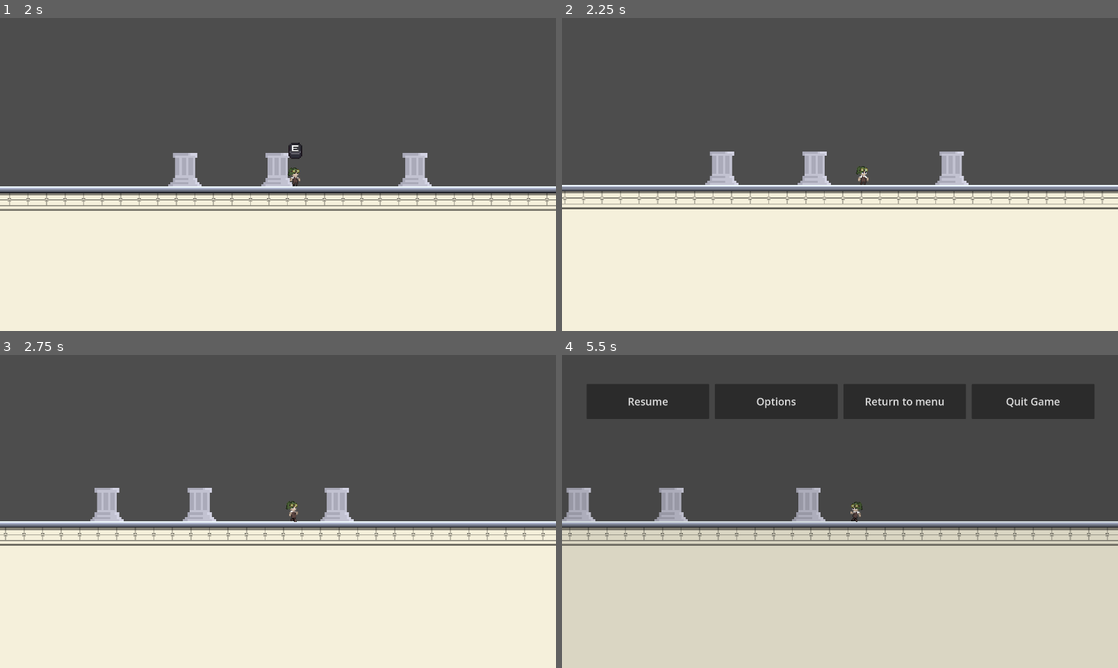
Above: before the commit, frames 1-4 (two rows, left to right).
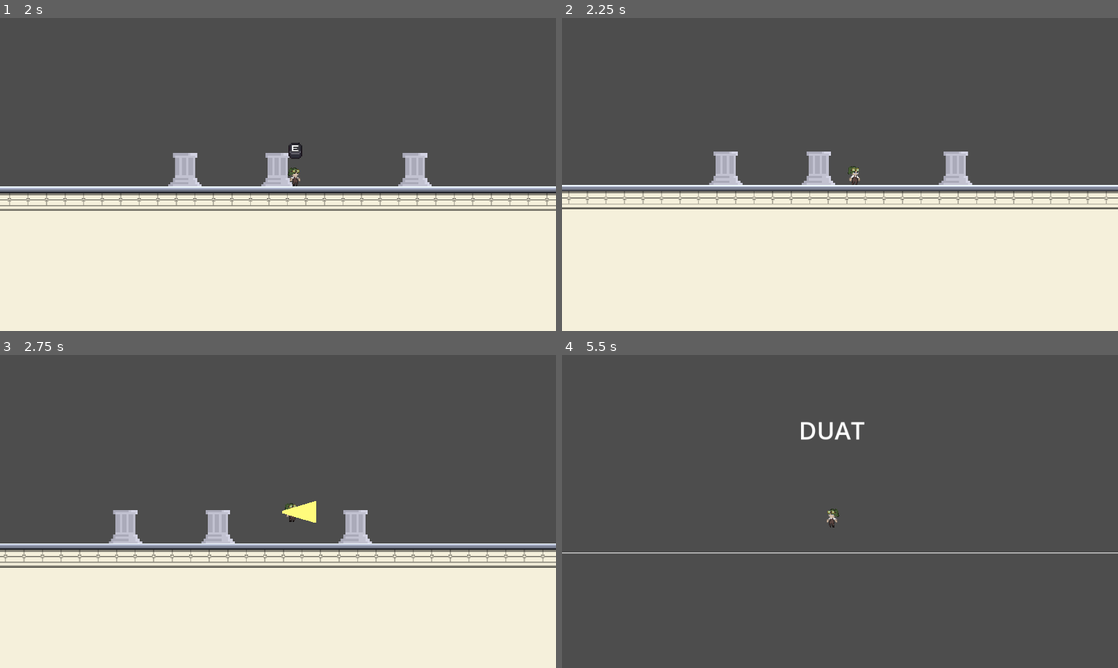
Above: after the commit, the same moments.

Repository: IES-Rafael-Alberti/GameOff2024KarambitStudios
Game: Godot game, scene res://Scenes/main_menu.tscn
Same seed, same stepped clock (60 frames per second), same inputs: the game is played once before the commit and once after it.
Inputs (mouse positions are in pixels of both pictures, inside the frame that each line leads up to):
- Up to frame 1 (2 s): click "Play" at 0.5 s; move the mouse to (400, 158) at 1.27 s; hold D (Move_right) from 1.28 s (still down); tap E (Action) at 1.35 s; tap Space (Jump) at 1.52 s; tap Shift (Dash) at 1.55 s
- Up to frame 2 (2.25 s): keep holding D (Move_right); move the mouse to (728, 190) at 2.02 s; tap Shift (Dash) at 2.1 s
- Up to frame 3 (2.75 s): keep holding D (Move_right); tap Space (Jump) at 2.27 s; right-click (166, 527) at 2.3 s
- Up to frame 4 (5.5 s): move the mouse to (895, 442) at 2.77 s; release D (Move_right) at 2.78 s; hold A (Move_left) 2.78-3.53 s; right-click (895, 442) at 2.85 s; tap E (Action) at 3.05, 3.6, 5.3 s; move the mouse to (812, 574) at 3.52 s; hold D (Move_right) 3.53-5.03 s; tap Space (Jump) at 3.77, 4.52, 5.27 s; tap Shift (Dash) at 3.8, 4.35 s; move the mouse to (1006, 558) at 4.27 s; right-click (1006, 558) at 4.55 s; tap Escape (Pause) at 4.9 s; move the mouse to (673, 464) at 5.02 s; hold A (Move_left) from 5.03 s (still down); right-click (673, 464) at 5.1 s

Frame 1 is identical in both runs. In frame 2, 1.3% of the frame differs, in the area x 0-99%, y 42-60%; in frame 3, 14%; in frame 4, 58%, in the area x 0-100%, y 9-100%.

Commit message:
Ataque de la linterna
Ahora el ataque de la linterna tiene un fallo cuando gira el personaje

Diff:
--- /dev/null
+++ b/Scenes/HUD.tscn
@@ -0,0 +1,31 @@
+[gd_scene load_steps=3 format=3 uid="uid://cy7i8nnag70ie"]
+
+[ext_resource type="Script" path="res://Scripts/hud.gd" id="1_1rgl7"]
+[ext_resource type="Texture2D" uid="uid://dfmi6krk27gw3" path="res://Assets/Sprites/Heart.png" id="2_yyap7"]
+
+[node name="HUD" type="Control"]
+layout_mode = 3
+anchors_preset = 15
+anchor_right = 1.0
+anchor_bottom = 1.0
+grow_horizontal = 2
+grow_vertical = 2
+size_flags_horizontal = 3
+script = ExtResource("1_1rgl7")
+
+[node name="HeartsContainer" type="GridContainer" parent="."]
+layout_mode = 1
+offset_right = 16.0
+offset_bottom = 56.0
+
+[node name="Heart1" type="TextureRect" parent="HeartsContainer"]
+layout_mode = 2
+texture = ExtResource("2_yyap7")
+
+[node name="Heart2" type="TextureRect" parent="HeartsContainer"]
+layout_mode = 2
+texture = ExtResource("2_yyap7")
+
+[node name="Heart3" type="TextureRect" parent="HeartsContainer"]
+layout_mode = 2
+texture = ExtResource("2_yyap7")
--- a/Scenes/dorado_scene.tscn
+++ b/Scenes/dorado_scene.tscn
@@ -10,6 +10,21 @@
 
 [sub_resource type="RectangleShape2D" id="RectangleShape2D_bsgwr"]
 size = Vector2(28, 15)
+
+[sub_resource type="Animation" id="Animation_am5dh"]
+length = 0.001
+tracks/0/type = "value"
+tracks/0/imported = false
+tracks/0/enabled = true
+tracks/0/path = NodePath(".:position")
+tracks/0/interp = 1
+tracks/0/loop_wrap = true
+tracks/0/keys = {
+"times": PackedFloat32Array(0),
+"transitions": PackedFloat32Array(1),
+"update": 0,
+"values": [Vector2(0, 6)]
+}
 
 [sub_resource type="Animation" id="Animation_kg8b8"]
 resource_name = "SpikeAnimation"
@@ -25,21 +40,6 @@
 "transitions": PackedFloat32Array(1, 1, 1, 1),
 "update": 0,
 "values": [Vector2(0, 18.5), Vector2(0, 6), Vector2(0, 6), Vector2(0, 18.5)]
-}
-
-[sub_resource type="Animation" id="Animation_am5dh"]
-length = 0.001
-tracks/0/type = "value"
-tracks/0/imported = false
-tracks/0/enabled = true
-tracks/0/path = NodePath(".:position")
-tracks/0/interp = 1
-tracks/0/loop_wrap = true
-tracks/0/keys = {
-"times": PackedFloat32Array(0),
-"transitions": PackedFloat32Array(1),
-"update": 0,
-"values": [Vector2(0, 6)]
 }
 
 [sub_resource type="AnimationLibrary" id="AnimationLibrary_sly8a"]
--- /dev/null
+++ b/Scenes/main.tscn
@@ -0,0 +1,7 @@
+[gd_scene load_steps=2 format=3 uid="uid://cvnb878krg4xy"]
+
+[ext_resource type="PackedScene" uid="uid://cy7i8nnag70ie" path="res://Scenes/HUD.tscn" id="1_vc3qf"]
+
+[node name="Node2D" type="Node2D"]
+
+[node name="HUD" parent="." instance=ExtResource("1_vc3qf")]
--- a/Scenes/player.tscn
+++ b/Scenes/player.tscn
@@ -1,12 +1,46 @@
-[gd_scene load_steps=58 format=3 uid="uid://btq53x2vyried"]
+[gd_scene load_steps=69 format=3 uid="uid://btq53x2vyried"]
 
 [ext_resource type="Script" path="res://Scripts/player.gd" id="1_0fb6m"]
+[ext_resource type="Texture2D" uid="uid://hvi44r63n72o" path="res://Assets/Sprites/sprite_ataque_linterna.png" id="2_ygha8"]
 [ext_resource type="Script" path="res://Scripts/canvas_layer.gd" id="3_mi5vh"]
 [ext_resource type="Texture2D" uid="uid://c0j2m6i44c16y" path="res://Assets/Sprites/sprite_corriendo_SIN_BORDES_v2.png" id="3_mkdfw"]
 [ext_resource type="Texture2D" uid="uid://cobkbmude40nc" path="res://Assets/Sprites/sprite_salto.png" id="3_y6kcu"]
 [ext_resource type="PackedScene" uid="uid://lrayftsh56ub" path="res://Scenes/pause_menu.tscn" id="4_umq10"]
 [ext_resource type="Texture2D" uid="uid://hhmsviha7ssk" path="res://Assets/Sprites/sprite_definitivo_idle_SIN_BORDES.png" id="5_ma1dh"]
 [ext_resource type="Texture2D" uid="uid://bnmbjys2gw2eg" path="res://Assets/Sprites/TeclasPixel.png" id="5_xfjvf"]
+[ext_resource type="Texture2D" uid="uid://0ushthgwo73n" path="res://Assets/Sprites/haz_de_luz.png" id="8_nsv0k"]
+
+[sub_resource type="AtlasTexture" id="AtlasTexture_c78lf"]
+atlas = ExtResource("2_ygha8")
+region = Rect2(0, 0, 45, 45)
+
+[sub_resource type="AtlasTexture" id="AtlasTexture_lghcb"]
+atlas = ExtResource("2_ygha8")
+region = Rect2(45, 0, 45, 45)
+
+[sub_resource type="AtlasTexture" id="AtlasTexture_fo7ta"]
+atlas = ExtResource("2_ygha8")
+region = Rect2(90, 0, 45, 45)
+
+[sub_resource type="AtlasTexture" id="AtlasTexture_w2hsa"]
+atlas = ExtResource("2_ygha8")
+region = Rect2(135, 0, 45, 45)
+
+[sub_resource type="AtlasTexture" id="AtlasTexture_eqgmw"]
+atlas = ExtResource("2_ygha8")
+region = Rect2(180, 0, 45, 45)
+
+[sub_resource type="AtlasTexture" id="AtlasTexture_o6f22"]
+atlas = ExtResource("2_ygha8")
+region = Rect2(225, 0, 45, 45)
+
+[sub_resource type="AtlasTexture" id="AtlasTexture_ppe6a"]
+atlas = ExtResource("2_ygha8")
+region = Rect2(270, 0, 45, 45)
+
+[sub_resource type="AtlasTexture" id="AtlasTexture_2e13s"]
+atlas = ExtResource("2_ygha8")
+region = Rect2(315, 0, 45, 45)
 
 [sub_resource type="AtlasTexture" id="AtlasTexture_tuk43"]
 atlas = ExtResource("5_ma1dh")
@@ -134,6 +168,35 @@
 
 [sub_resource type="SpriteFrames" id="SpriteFrames_ek8rt"]
 animations = [{
+"frames": [{
+"duration": 1.0,
+"texture": SubResource("AtlasTexture_c78lf")
+}, {
+"duration": 1.0,
+"texture": SubResource("AtlasTexture_lghcb")
+}, {
+"duration": 1.0,
+"texture": SubResource("AtlasTexture_fo7ta")
+}, {
+"duration": 1.0,
+"texture": SubResource("AtlasTexture_w2hsa")
+}, {
+"duration": 1.0,
+"texture": SubResource("AtlasTexture_eqgmw")
+}, {
+"duration": 1.0,
+"texture": SubResource("AtlasTexture_o6f22")
+}, {
+"duration": 1.0,
+"texture": SubResource("AtlasTexture_ppe6a")
+}, {
+"duration": 1.0,
+"texture": SubResource("AtlasTexture_2e13s")
+}],
+"loop": true,
+"name": &"attack_flashlight",
+"speed": 10.0
+}, {
 "frames": [{
 "duration": 1.0,
 "texture": SubResource("AtlasTexture_tuk43")
@@ -321,6 +384,62 @@
 "values": [0, 1, 2, 3, 4, 5, 6, 7, 8, 9, 11]
 }
 
+[sub_resource type="Animation" id="Animation_njnsu"]
+resource_name = "jump_down"
+length = 0.5
+tracks/0/type = "value"
+tracks/0/imported = false
+tracks/0/enabled = true
+tracks/0/path = NodePath("PlayerSprite:animation")
+tracks/0/interp = 1
+tracks/0/loop_wrap = true
+tracks/0/keys = {
+"times": PackedFloat32Array(0),
+"transitions": PackedFloat32Array(1),
+"update": 1,
+"values": [&"jump_down"]
+}
+tracks/1/type = "value"
+tracks/1/imported = false
+tracks/1/enabled = true
+tracks/1/path = NodePath("PlayerSprite:frame")
+tracks/1/interp = 1
+tracks/1/loop_wrap = true
+tracks/1/keys = {
+"times": PackedFloat32Array(0, 0.2, 0.366667),
+"transitions": PackedFloat32Array(1, 1, 1),
+"update": 1,
+"values": [0, 1, 2]
+}
+
+[sub_resource type="Animation" id="Animation_m4n51"]
+resource_name = "jump_up"
+length = 0.4
+tracks/0/type = "value"
+tracks/0/imported = false
+tracks/0/enabled = true
+tracks/0/path = NodePath("PlayerSprite:animation")
+tracks/0/interp = 1
+tracks/0/loop_wrap = true
+tracks/0/keys = {
+"times": PackedFloat32Array(0),
+"transitions": PackedFloat32Array(1),
+"update": 1,
+"values": [&"jump_up"]
+}
+tracks/1/type = "value"
+tracks/1/imported = false
+tracks/1/enabled = true
+tracks/1/path = NodePath("PlayerSprite:frame")
+tracks/1/interp = 1
+tracks/1/loop_wrap = true
+tracks/1/keys = {
+"times": PackedFloat32Array(0.0333333, 0.1, 0.2, 0.3),
+"transitions": PackedFloat32Array(1, 1, 1, 1),
+"update": 1,
+"values": [0, 1, 2, 3]
+}
+
 [sub_resource type="Animation" id="Animation_tbllu"]
 resource_name = "walk"
 length = 1.2
@@ -350,62 +469,6 @@
 "values": [0, 1, 2, 3, 4, 5, 6, 7, 8, 9, 10, 11]
 }
 
-[sub_resource type="Animation" id="Animation_m4n51"]
-resource_name = "jump_up"
-length = 0.4
-tracks/0/type = "value"
-tracks/0/imported = false
-tracks/0/enabled = true
-tracks/0/path = NodePath("PlayerSprite:animation")
-tracks/0/interp = 1
-tracks/0/loop_wrap = true
-tracks/0/keys = {
-"times": PackedFloat32Array(0),
-"transitions": PackedFloat32Array(1),
-"update": 1,
-"values": [&"jump_up"]
-}
-tracks/1/type = "value"
-tracks/1/imported = false
-tracks/1/enabled = true
-tracks/1/path = NodePath("PlayerSprite:frame")
-tracks/1/interp = 1
-tracks/1/loop_wrap = true
-tracks/1/keys = {
-"times": PackedFloat32Array(0.0333333, 0.1, 0.2, 0.3),
-"transitions": PackedFloat32Array(1, 1, 1, 1),
-"update": 1,
-"values": [0, 1, 2, 3]
-}
-
-[sub_resource type="Animation" id="Animation_njnsu"]
-resource_name = "jump_down"
-length = 0.5
-tracks/0/type = "value"
-tracks/0/imported = false
-tracks/0/enabled = true
-tracks/0/path = NodePath("PlayerSprite:animation")
-tracks/0/interp = 1
-tracks/0/loop_wrap = true
-tracks/0/keys = {
-"times": PackedFloat32Array(0),
-"transitions": PackedFloat32Array(1),
-"update": 1,
-"values": [&"jump_down"]
-}
-tracks/1/type = "value"
-tracks/1/imported = false
-tracks/1/enabled = true
-tracks/1/path = NodePath("PlayerSprite:frame")
-tracks/1/interp = 1
-tracks/1/loop_wrap = true
-tracks/1/keys = {
-"times": PackedFloat32Array(0, 0.2, 0.366667),
-"transitions": PackedFloat32Array(1, 1, 1),
-"update": 1,
-"values": [0, 1, 2]
-}
-
 [sub_resource type="AnimationLibrary" id="AnimationLibrary_rf32s"]
 _data = {
 "idle": SubResource("Animation_s8gh4"),
@@ -415,7 +478,9 @@
 }
 
 [sub_resource type="RectangleShape2D" id="RectangleShape2D_f35rx"]
-size = Vector2(65, 20)
+size = Vector2(31.5, 26)
+
+[sub_resource type="RectangleShape2D" id="RectangleShape2D_a8xa3"]
 
 [node name="Player" type="CharacterBody2D"]
 texture_filter = 1
@@ -423,8 +488,8 @@
 
 [node name="PlayerSprite" type="AnimatedSprite2D" parent="."]
 sprite_frames = SubResource("SpriteFrames_ek8rt")
-animation = &"jump_down"
-frame = 2
+animation = &"attack_flashlight"
+frame_progress = 0.723689
 
 [node name="ColisionPlayer" type="CollisionShape2D" parent="."]
 shape = SubResource("RectangleShape2D_8oxk7")
@@ -459,8 +524,20 @@
 "": SubResource("AnimationLibrary_rf32s")
 }
 
-[node name="Area2D" type="Area2D" parent="."]
-
-[node name="CollisionShape2D" type="CollisionShape2D" parent="Area2D"]
-position = Vector2(58.5, 6)
+[node name="flashAttack" type="Area2D" parent="."]
+position = Vector2(57, 2)
+
+[node name="AttackHitbox" type="CollisionShape2D" parent="flashAttack"]
+position = Vector2(10, 1)
 shape = SubResource("RectangleShape2D_f35rx")
+
+[node name="AttackSprite" type="Sprite2D" parent="flashAttack"]
+position = Vector2(20, 0)
+scale = Vector2(0.418952, 0.29272)
+texture = ExtResource("8_nsv0k")
+
+[node name="meleeAttack" type="Area2D" parent="."]
+
+[node name="CollisionShape2D" type="CollisionShape2D" parent="meleeAttack"]
+position = Vector2(21, 12)
+shape = SubResource("RectangleShape2D_a8xa3")
--- a/Scripts/game_manager.gd
+++ b/Scripts/game_manager.gd
@@ -1,11 +1,24 @@
+# GameManager.gd
 extends Node
 
-const PLAYER = preload("res://Scenes/player.tscn")
-var teleport_activate = false
-var teleport_destination = ""
+# Vida máxima del jugador
+const MAX_HEALTH = 3
+var current_health = MAX_HEALTH
 
+# Estado de teletransportación
+var teleport_activate : bool = false  # Variable para controlar si el teletransporte está activado
+var teleport_destination : String = ""  # Esta es la propiedad que necesitas para almacenar el destino del teletransporte
 
+# Función para reducir vida
+func take_damage(amount: int = 1):
+	current_health = max(current_health - amount, 0)
+	print("Player took damage! Current health: ", current_health)
 
-# Called every frame. 'delta' is the elapsed time since the previous frame.
-func _process(delta: float) -> void:
-	pass
+	# Verificar si la vida llega a 0
+	if current_health <= 0:
+		player_died()
+
+# Función para gestionar la muerte del jugador
+func player_died():
+	print("Player has died!")
+	# Lógica adicional como reiniciar el nivel o manejar el respawn puede añadirse aquí
--- /dev/null
+++ b/Scripts/hud.gd
@@ -0,0 +1,10 @@
+extends Control
+
+# Referencia a los iconos de corazón
+@onready var heart_icons = $HeartsContainer.get_children()  # Todos los corazones como una lista
+
+# Función para actualizar la vida mostrada en el HUD
+func update_health(current_health: int):
+	# Activa o desactiva los corazones según la vida actual
+	for i in range(heart_icons.size()):
+		heart_icons[i].visible = i < current_health  # Muestra los corazones según la vida actual
--- a/Scripts/pedestal.gd
+++ b/Scripts/pedestal.gd
@@ -1,20 +1,27 @@
+#extends Sprite2D
+#
+#@export var scene_name: String
+#func _on_area_2d_body_entered(body: Node2D) -> void:
+	#if body.name == "Player":
+		#GameManager.teleport_activate = true
+		#GameManager.teleport_destination = scene_name
+		#
+#func _on_area_2d_body_exited(body: Node2D) -> void:
+	#if body.name == "Player":
+		#GameManager.teleport_activate = false
+		#GameManager.teleport_destination = ""
+
 extends Sprite2D
 
 @export var scene_name: String
 
 
-func _process(delta: float) -> void:
-	pass
-
 func _on_area_2d_body_entered(body: Node2D) -> void:
 	if body.name == "Player":
 		GameManager.teleport_activate = true
-		GameManager.teleport_destination = scene_name
-
-
-
+		GameManager.teleport_destination = scene_name  # Asigna el nombre de la escena
 
 func _on_area_2d_body_exited(body: Node2D) -> void:
 	if body.name == "Player":
 		GameManager.teleport_activate = false
-		GameManager.teleport_destination = ""
+		GameManager.teleport_destination = ""  # Borra el destino del teletransporte cuando el jugador sale
--- a/Scripts/player.gd
+++ b/Scripts/player.gd
@@ -5,17 +5,24 @@
 const JUMP_VELOCITY = -300.0 # Velocidad del salto
 const DASH_SPEED = 300.0 # Velocidad del dash
 const DASH_DURATION = 0.2 # Duración del dash (segundos)
+const DASH_COOLDOWN = 1.0 # Cooldown del dash (segundos)
 const MAX_JUMPS = 2 # Máximo de saltos
+const ATTACK_DISTANCE = 30.0 # Distancia del área de ataque desde el personaje
+const ATTACK_COOLDOWN = 0.5 # Cooldown del ataque (segundos)
 
 #------------------- Variables ----------------
 var gravity = ProjectSettings.get_setting("physics/2d/default_gravity")
 var jumps_left = MAX_JUMPS
-var can_dash = true
-var is_dashing = false
-var dash_timer = 0.0
-var dash_direction = 0.0
-var facing_right = true
-var can_attack = true
+var can_dash = true  # Indica si el jugador puede hacer un dash
+var is_dashing = false  # Indica si el jugador está en el dash
+var dash_timer = 0.0  # Temporizador para la duración del dash
+var dash_direction = 0.0  # Dirección del dash (izquierda/derecha)
+var facing_right = true  # Dirección en la que está mirando el personaje
+var can_attack = true  # Indica si el jugador puede atacar
+var is_dash_cooldown_active = false # Sirve para controlar el dash
+
+# Referencia al GameManager
+@onready var game_manager = GameManager
 
 # --------------- Nodo UI y Teleport ------------------
 @onready var pause_menu: Control = $UI/PauseMenu
@@ -26,10 +33,16 @@
 @onready var state_machine = $State_Machine["parameters/playback"]
 @onready var cooldown_attack = $CooldownAttack
 @onready var timer = $AttackTime
+@onready var flash_attack: Area2D = $flashAttack
+@onready var attack_hitbox: CollisionShape2D = $flashAttack/AttackHitbox
+@onready var attack_sprite: Sprite2D = $flashAttack/AttackSprite
 
 #------------------ Funciones -----------------
 func _ready() -> void:
+	# Inicializa el ataque en invisible
 	pause_menu.visible = false
+	attack_hitbox.visible = false
+	attack_sprite.visible = false
 
 func _physics_process(delta: float) -> void:
 	# Detectamos la dirección del movimiento
@@ -51,10 +64,7 @@
 		velocity.x = move_toward(velocity.x, 0, SPEED * delta)
 
 	# Manejo de teletransportación
-	if GameManager.teleport_activate == true:
-		e_key.visible = true
-	else:
-		e_key.visible = false
+	e_key.visible = GameManager.teleport_activate
 
 	# Verifica la acción de pausa
 	if Input.is_action_just_pressed("Pause"):
@@ -64,72 +74,109 @@
 	if GameManager.teleport_activate == true and Input.is_action_just_pressed("Action"):
 		teleport_to_scene(GameManager.teleport_destination)
 
-	# Saltar (Aseguramos que no se salte mientras se está haciendo un dash)
+	# Saltar (No puede saltar mientras hace el dash)
 	if Input.is_action_just_pressed("Jump") and jumps_left > 0 and not is_dashing:
 		if jumps_left == MAX_JUMPS or not is_on_floor():
 			velocity.y = JUMP_VELOCITY
 			jumps_left -= 1
 
-	# Dash
-	if Input.is_action_just_pressed('Dash') and can_dash and direction != 0:
+	# Dash con cooldown
+	if Input.is_action_just_pressed('Dash') and can_dash and direction != 0 and not is_dash_cooldown_active:
+		# Iniciar el dash
 		is_dashing = true
 		dash_timer = DASH_DURATION
 		dash_direction = direction
-		can_dash = false
+		can_dash = false  # No puede hacer otro dash hasta que esta variable no se cambie
+		is_dash_cooldown_active = true # Activa el cooldown del dash
 		velocity.y = 0
 		velocity.x = dash_direction * DASH_SPEED
+
+		# Iniciar la duración del dash
+		_start_dash_duration()
 
 	# Aplicar gravedad si no está en el suelo y no está en dash
 	if not is_on_floor() and not is_dashing:
 		velocity.y += gravity * delta
 
-	# Reiniciar saltos y dash si está en el suelo
+	# Reiniciar saltos si está en el suelo
 	if is_on_floor() and velocity.y == 0:
 		jumps_left = MAX_JUMPS
-		can_dash = true
-
-	# Aplicar el movimiento
-	move_and_slide()
+
+	# Realizar el ataque si se presiona el botón derecho del ratón
+	if Input.is_action_just_pressed("flashAttack") and can_attack:
+		perform_attack()
 
 	# Actualizar animaciones
 	if is_on_floor():
 		if direction == 0:
 			velocity.x = 0
-			#animated_sprite.play("idle")
 			state_machine.travel("idle")
 		else:
-			#animated_sprite.play("walk")
 			state_machine.travel("walk")
 	else:
 		if velocity.y < 0:
-			print('Aumentando velocidad')
-			print(velocity.y)
-			state_machine.travel("jump_up") #TODO: Hacer una animacion que se llame jump_down con el frame subiendo
-			#animated_sprite.play("jump_down")
+			state_machine.travel("jump_up")
 		if velocity.y > 0:
-			print('Bajando velocidad')
-			#print(velocity.y)
-			state_machine.travel("jump_down") #TODO: Hacer una animacion que se llame jump_up con el frame bajando
-			#animated_sprite.play("jump_up")
+			state_machine.travel("jump_down")
 
 	# Si está realizando un dash, temporizador
 	if is_dashing:
 		dash_timer -= delta
 		if dash_timer <= 0:
 			is_dashing = false
-# ----------------- Funciones de ataque -------------------
-	# Manejo de ataque
-	if Input.is_action_just_pressed("flashAttack") and can_attack:
-		timer.start()
+			# Iniciar cooldown del dash
+			_start_dash_cooldown()
+
+	# Aplicar el movimiento al final
+	move_and_slide()
+
+# ----------------- Función para realizar el ataque -------------------
+func perform_attack():
+	if can_attack:
 		can_attack = false
-		cooldown_attack.start()
-		print(timer.time_left)
-		print(cooldown_attack.time_left)
-
-# Funciones de tiempo de ataque
-func _on_cooldown_attack_timeout():
+		attack_hitbox.visible = true
+		attack_sprite.visible = true
+
+		# Calcula la dirección multiplicadora basado en si el personaje mira a la derecha o a la izquierda
+		var direction_multiplier = 1 if facing_right else -1
+
+		# Posicionamos el ataque en relación con la posición actual del personaje
+		var attack_position = position + Vector2(ATTACK_DISTANCE * direction_multiplier, 0)
+
+		# Alineamos la posición del ataque respecto al personaje
+		attack_hitbox.global_position = attack_position
+		attack_sprite.global_position = attack_position
+
+		# Ajustamos la escala del sprite para orientar el ataque
+		attack_sprite.scale.x = direction_multiplier
+
+		# Desactiva el ataque después de un breve periodo
+		await get_tree().create_timer(0.5).timeout
+		attack_hitbox.visible = false
+		attack_sprite.visible = false
+		_start_attack_cooldown()
+
+
+# Función para iniciar el cooldown del ataque
+func _start_attack_cooldown():
+	await get_tree().create_timer(ATTACK_COOLDOWN).timeout
 	can_attack = true
-# --------------------- Funciones menu ---------------------
+
+# Función para iniciar la duración del dash
+func _start_dash_duration():
+	# El dash tiene una duración de tiempo antes de iniciar el cooldown
+	await get_tree().create_timer(DASH_DURATION).timeout
+	# Cuando el dash termine, se puede iniciar el cooldown
+	_start_dash_cooldown()
+
+# Función para iniciar el cooldown del dash
+func _start_dash_cooldown():
+	# Espera el tiempo de cooldown antes de permitir otro dash
+	await get_tree().create_timer(DASH_COOLDOWN).timeout
+	can_dash = true
+	is_dash_cooldown_active = false  # Resetea el cooldown del dash, permitiendo el siguiente dash
+
+# --------------------- Funciones menú ---------------------
 # Función para pausar/reanudar el juego
 func toggle_pause():
 	if pause_menu.visible:
@@ -138,9 +185,16 @@
 	else:
 		pause_menu.visible = true
 		Engine.time_scale = 0.0
-#------------------------- Funcion teletransprotarse ----------------------
+
+# ----------------- Función de teletransporte -------------------
 # Función para teletransportar al jugador
 func teleport_to_scene(scene: String):
 	if GameManager.teleport_activate:
 		get_node("/root/Player").queue_free()
 		get_tree().change_scene_to_file("res://Scenes/" + scene + ".tscn")
+
+# ------------------ Función de daño ---------------------
+# Llamamos al método de GameManager para reducir vida
+func take_damage(amount: int = 1):
+	if game_manager:
+		game_manager.take_damage(amount)
Binary file added: Assets/Sprites/haz_de_luz.png
Not shown, added: Assets/Sprites/haz_de_luz.png.import
Binary file added: Assets/Sprites/sprite_ataque_linterna.png
Not shown, added: Assets/Sprites/sprite_ataque_linterna.png.import
